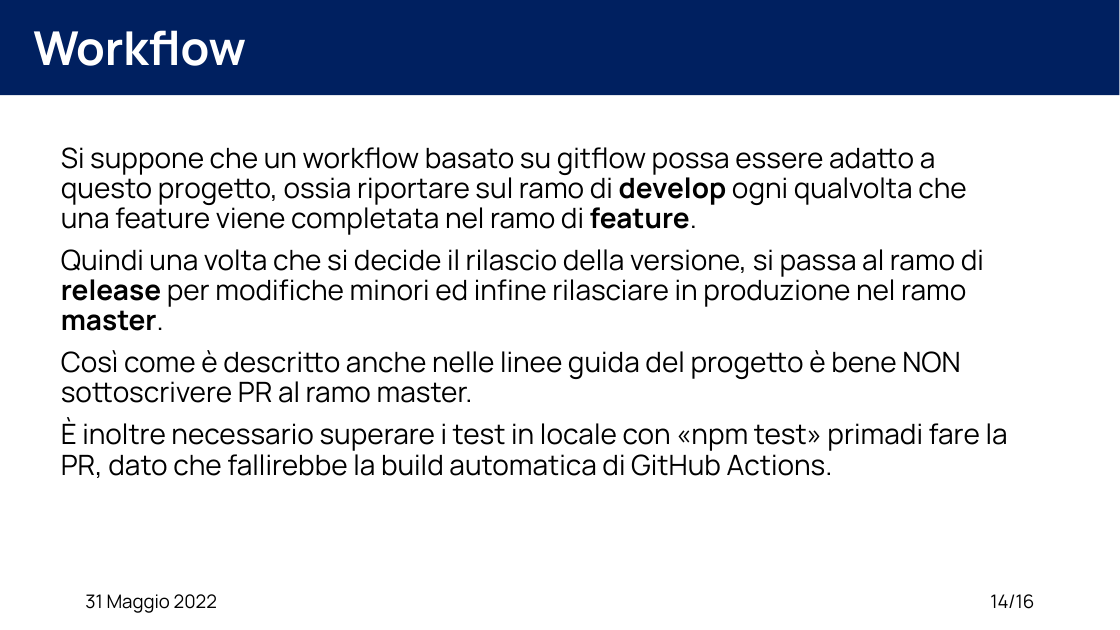
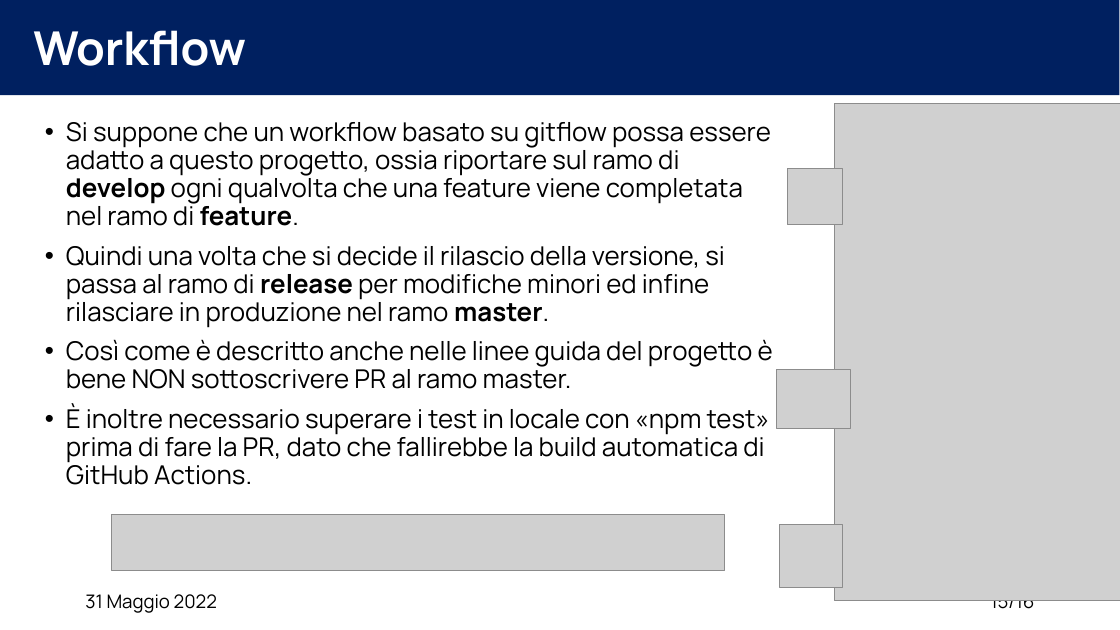
Before and after one commit to XidaZ3/MTSSAssignment3, a slide deck: slide 15 of MTSSAssignment3.pptx (slide 14 before the commit). Drawn at 1120x630 pixels with LibreOffice and Linux fonts; fonts in the diff are those of the drawing; grey boxes stand for pictures. Boxes give left, top, right and bottom in pixels: in the first picture for what was removed or moved away, otherwise in the second. Text is boxed around its words. In the diff, an @@ line names an element or a change of style, - is before the commit and + after.

```diff
--- a/MTSSAssignment3.pptx
+++ b/MTSSAssignment3.pptx
@@ text "Si suppone che un workflow ...": place and size @@
-text "Si suppone che un workflow ..." at <box>61,147,1008,478</box>
+text "Si suppone che un workflow ..." at <box>66,122,773,485</box>
@@ picture added at <box>834,103,1120,601</box> @@
@@ text at <box>66,122,773,389</box>: size 24 to 22.2 pt in "Si suppone che un workflow basato su ...", "Quindi una volta che si decide il ...", "Così come è descritto anche nelle linee ..."; bullet none to • @@
@@ picture added at <box>787,169,843,225</box> @@
@@ picture added at <box>777,370,851,429</box> @@
@@ text at <box>66,404,770,485</box>: text changed; size 24 to 22.2 pt @@
-È inoltre necessario superare i test in locale con «npm test» primadi fare la PR, dato che fallirebbe la build automatica di GitHub Actions.
+• È inoltre necessario superare i test in locale con «npm test» prima di fare la PR, dato che fallirebbe la build automatica di GitHub Actions.
@@ picture added at <box>112,515,725,571</box> @@
@@ picture added at <box>780,525,842,587</box> @@
@@ page number at <box>990,600,1034,613</box>: text changed @@
-14/16
+15/16
```
Also in this commit, not shown: 12 other slides changed, 1 slide added, 4 other files.
